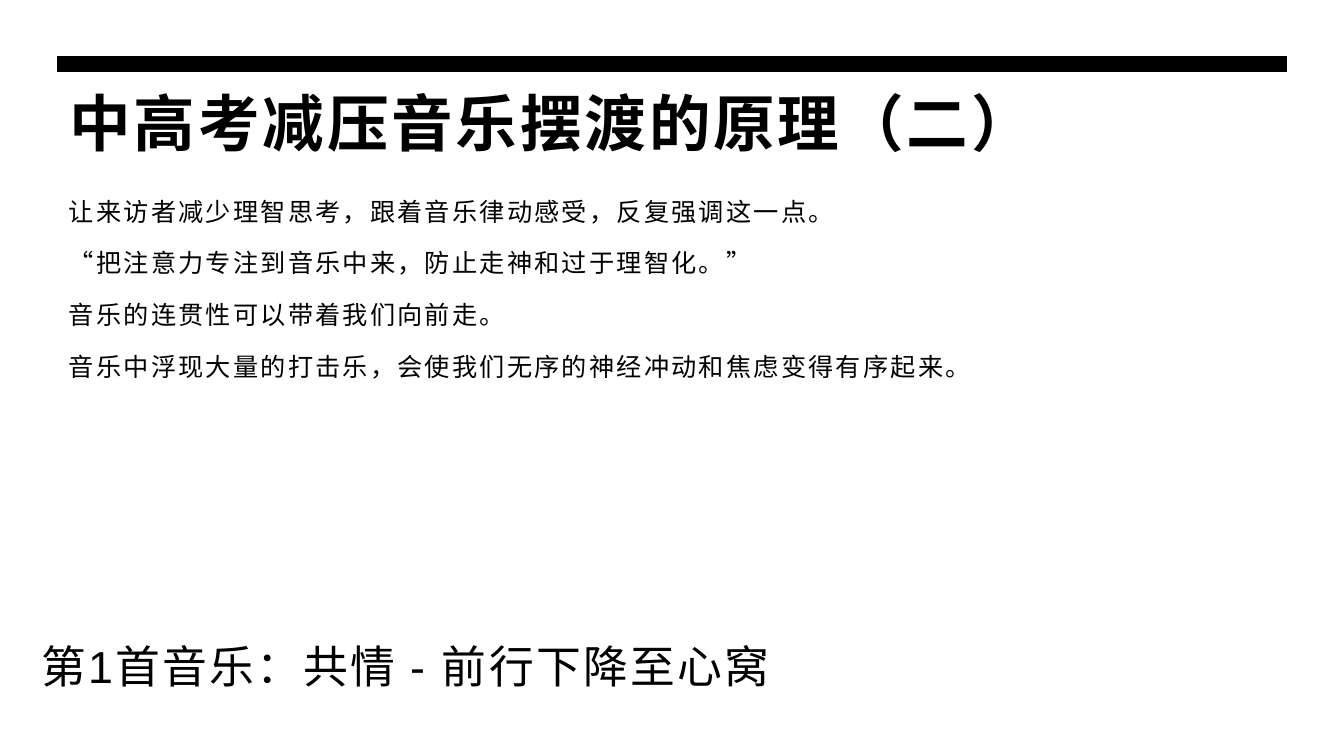
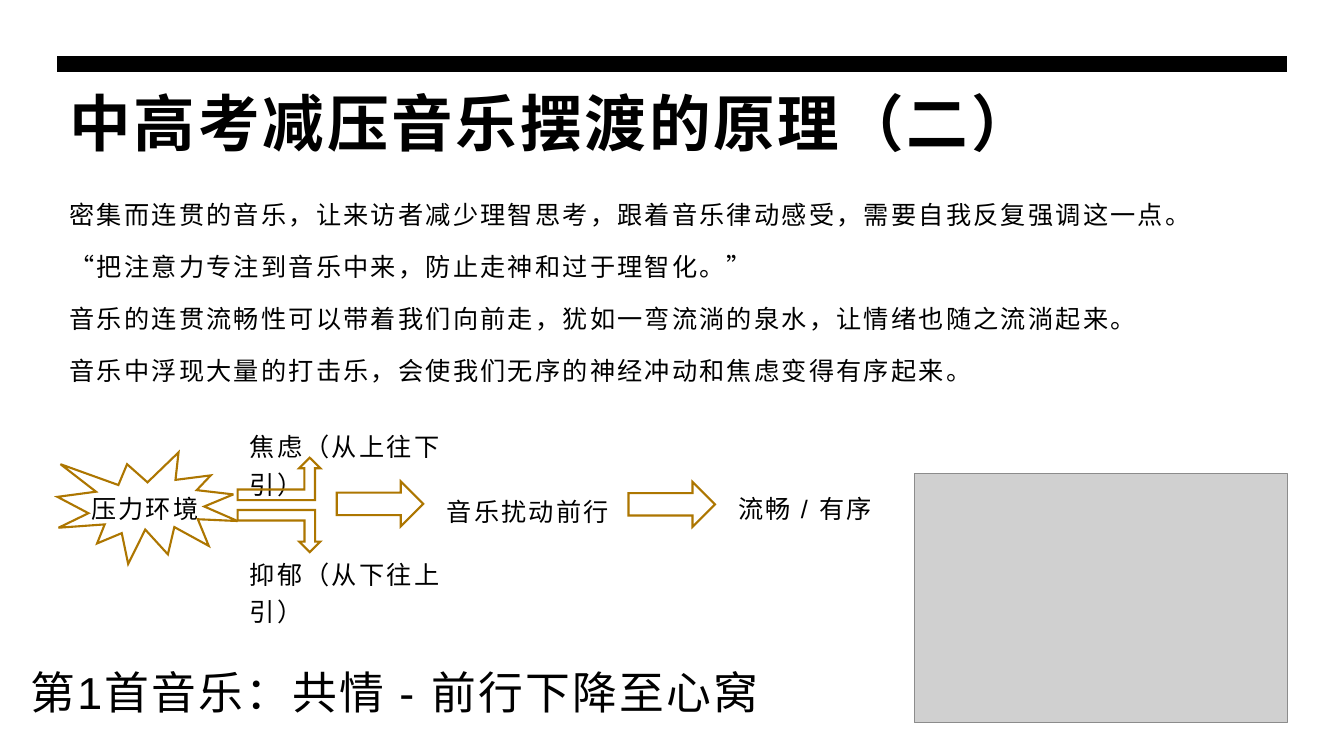
Before and after one commit to panxibei/writing, a slide deck: slide 15 of 44_心理学/30_浥尘伙伴社团原创：中高考音乐减压心理训练/PPT制作素材/浥尘伙伴社团：中高考音乐减压心理训练.pptx. Drawn at 1344x756 pixels with LibreOffice and Linux fonts; fonts in the diff are those of the drawing; grey boxes stand for pictures. Boxes give left, top, right and bottom in pixels: in the first picture for what was removed or moved away, otherwise in the second. Text is boxed around its words. In the diff, an @@ line names an element or a change of style, - is before the commit and + after.

```diff
--- a/44_心理学/30_浥尘伙伴社团原创：中高考音乐减压心理训练/PPT制作素材/浥尘伙伴社团：中高考音乐减压心理训练.pptx
+++ b/44_心理学/30_浥尘伙伴社团原创：中高考音乐减压心理训练/PPT制作素材/浥尘伙伴社团：中高考音乐减压心理训练.pptx
@@ text at box(70, 202, 1191, 227): text changed @@
-让来访者减少理智思考，跟着音乐律动感受，反复强调这一点。
+密集而连贯的音乐，让来访者减少理智思考，跟着音乐律动感受，需要自我反复强调这一点。
@@ text at box(70, 306, 1136, 331): text changed @@
-音乐的连贯性可以带着我们向前走。
+音乐的连贯流畅性可以带着我们向前走，犹如一弯流淌的泉水，让情绪也随之流淌起来。
@@ text added at box(250, 434, 440, 500), 18 pt, text #000000 @@
+焦虑（从上往下引）
@@ irregular seal added at box(57, 453, 238, 565), outline #AE7600 1.5 pt @@
@@ bent up arrow added at box(238, 458, 321, 500), outline #AE7600 1.5 pt @@
@@ picture added at box(914, 474, 1288, 723) @@
@@ text added at box(91, 493, 198, 525), 18 pt, text #000000 @@
+压力环境
@@ right arrow added at box(337, 482, 423, 526), outline #AE7600 1.5 pt @@
@@ text added at box(447, 499, 609, 523), 18 pt, text #000000 @@
+音乐扰动前行
@@ right arrow added at box(629, 482, 716, 526), outline #AE7600 1.5 pt @@
@@ text added at box(738, 497, 872, 520), 18 pt, text #000000 @@
+流畅 / 有序
@@ bent up arrow added at box(238, 510, 321, 553), outline #AE7600 1.5 pt @@
@@ text added at box(250, 562, 440, 624), 18 pt, text #000000 @@
+抑郁（从下往上引）
@@ text "第1首音乐：共情 - 前行下降至心窝": place and size @@
-text "第1首音乐：共情 - 前行下降至心窝" at box(41, 645, 769, 687)
+text "第1首音乐：共情 - 前行下降至心窝" at box(30, 671, 758, 713)
```
Also in this commit, not shown: 2 other files.
